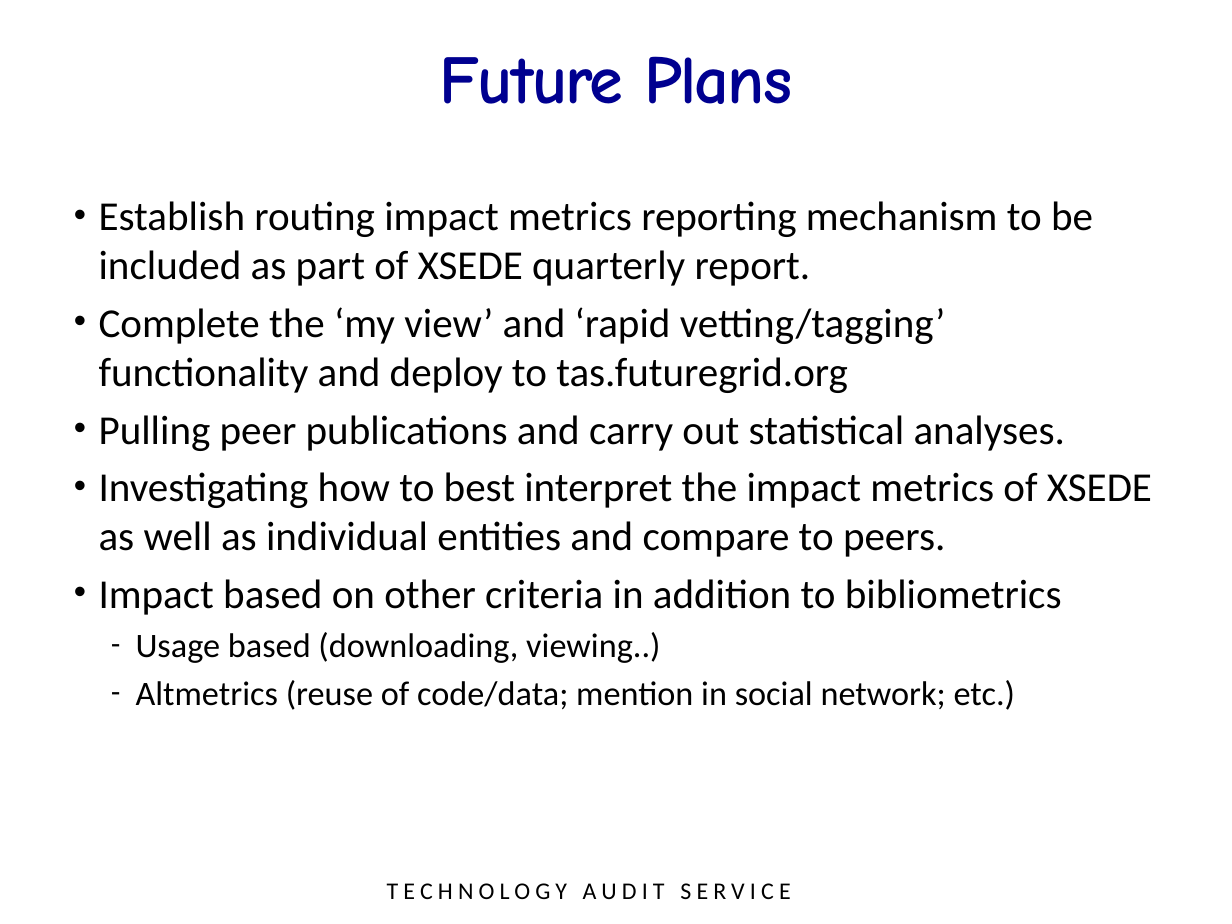
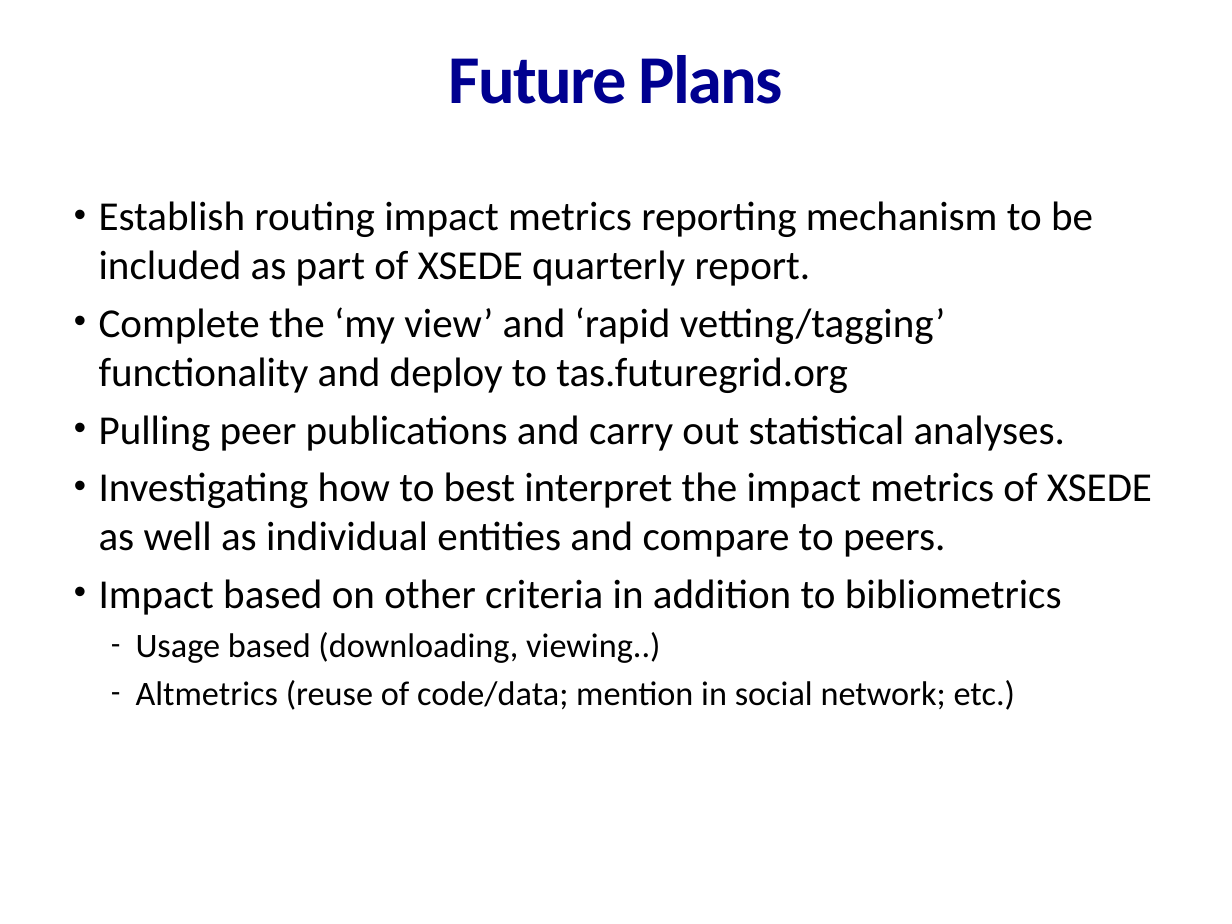
Before and after one commit to cyberaide/paper-tas-2, a slide deck: slide 16 of images/ppt/TAS Scientific-Impact-Oct-2014-2.0-v3.pptx. Drawn at 1232x924 pixels with LibreOffice and Linux fonts; fonts in the diff are those of the drawing; background and template pictures are left out. Boxes give left, top, right and bottom in pixels: in the first picture for what was removed or moved away, otherwise in the second. Text is boxed around its words. In the diff, an @@ line names an element or a change of style, - is before the commit and + after.

```diff
--- a/images/ppt/TAS Scientific-Impact-Oct-2014-2.0-v3.pptx
+++ b/images/ppt/TAS Scientific-Impact-Oct-2014-2.0-v3.pptx
@@ title "Future Plans" at (449, 55, 783, 104): font Comic Neue to Calibri @@
@@ text removed at (387, 883, 790, 899) @@
-TECHNOLOGY AUDIT SERVICE
```
Also in this commit, not shown: 36 other slides changed, 2 other files.
